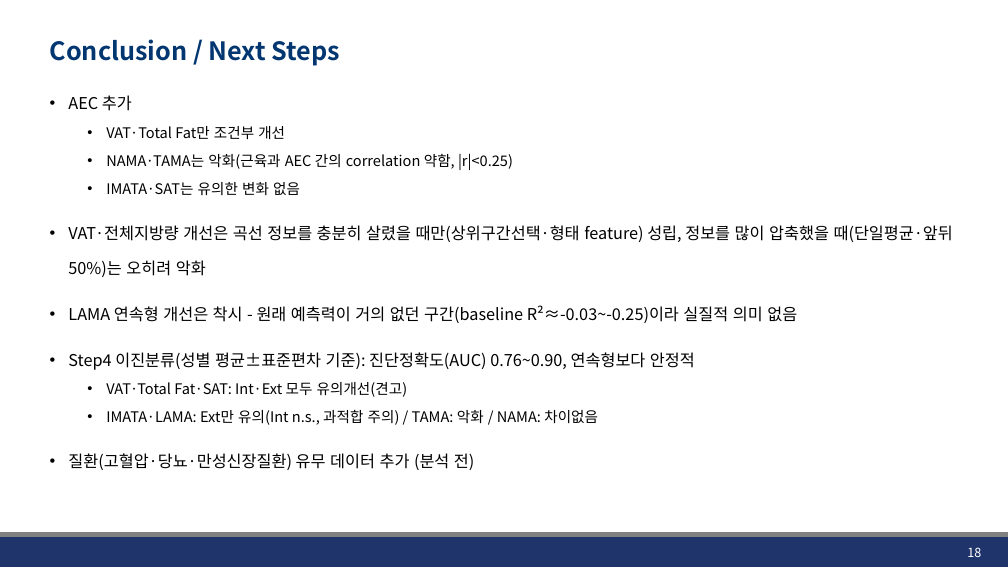
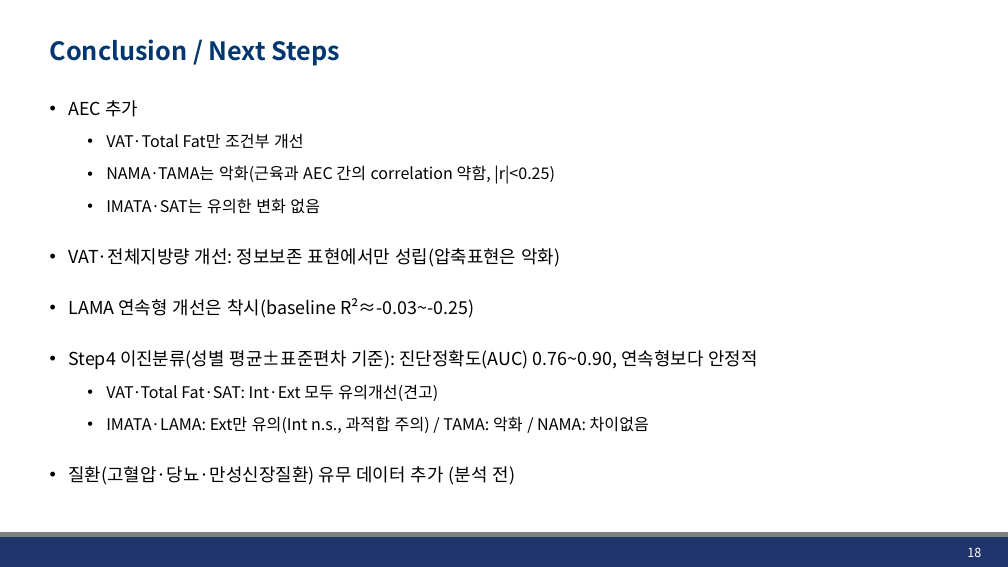
Before and after one commit to JHWannabe/Clinical_Study, a slide deck: slide 18 of docs/260807_Results of multiple Features.pptx. Drawn at 1008x567 pixels with LibreOffice and Linux fonts; fonts in the diff are those of the drawing; background and template pictures are left out. Boxes give left, top, right and bottom in pixels: in the first picture for what was removed or moved away, otherwise in the second. Text is boxed around its words. In the diff, an @@ line names an element or a change of style, - is before the commit and + after.

```diff
--- a/docs/260807_Results of multiple Features.pptx
+++ b/docs/260807_Results of multiple Features.pptx
@@ text at <box>68,100,758,485</box>: size 15.5 to 17 pt in "AEC 추가", "Step4 이진분류(성별 평균±표준편차 기준): 진단정확도(AUC) 0.76~0.90, 연속형보다 ...", "질환(고혈압·당뇨·만성신장질환) 유무 데이터 추가 (분석 전)"; size 13.9 to 15.3 pt in "VAT·Total Fat만 조건부 개선", "NAMA·TAMA는 악화(근육과 AEC 간의 correlation 약함, |r|<0.25)", "IMATA·SAT는 유의한 변화 없음", "VAT·Total Fat·SAT: Int·Ext 모두 유의개선(견고)" and 1 more places; line spacing 1.8 to 1.9; line spacing 1.3 to 1.4 @@
@@ text at <box>68,248,560,318</box>: text changed; size 15.5 to 17 pt @@
-• VAT·전체지방량 개선은 곡선 정보를 충분히 살렸을 때만(상위구간선택·형태 feature) 성립, 정보를 많이 압축했을 때(단일평균·앞뒤50%)는 오히려 악화
-• LAMA 연속형 개선은 착시 - 원래 예측력이 거의 없던 구간(baseline R²≈-0.03~-0.25)이라 실질적 의미 없음
+• VAT·전체지방량 개선: 정보보존 표현에서만 성립(압축표현은 악화)
+• LAMA 연속형 개선은 착시(baseline R²≈-0.03~-0.25)
```
Also in this commit, not shown: 10 other slides changed, 1 slide added, 1 slide removed, 29 other files.
